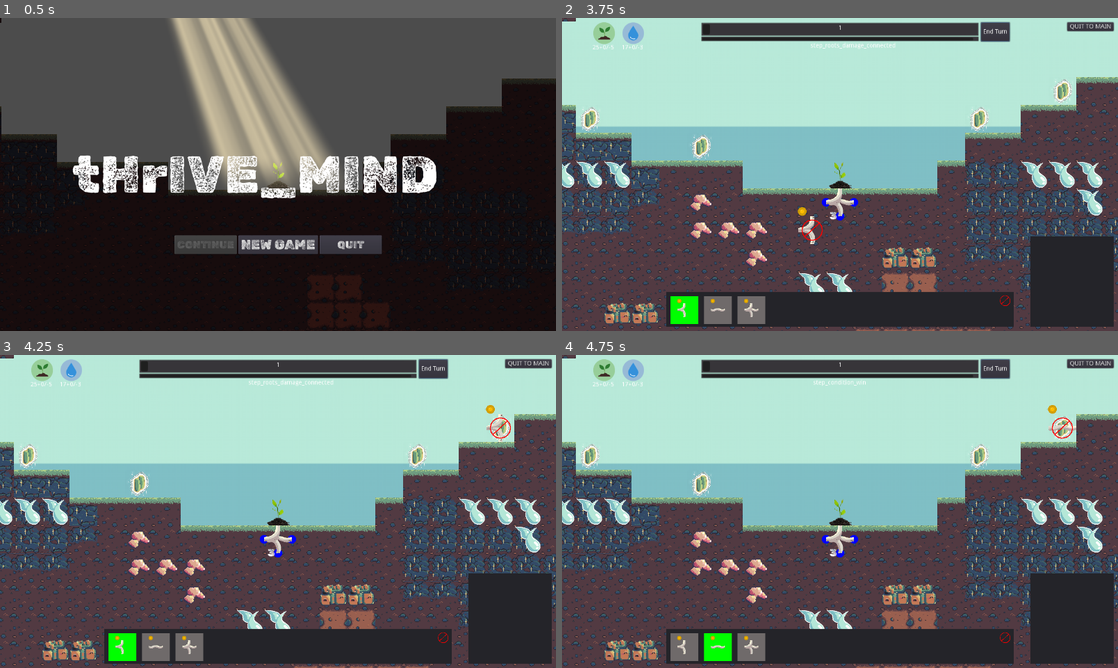
Above: before the commit, frames 1-4 (two rows, left to right).
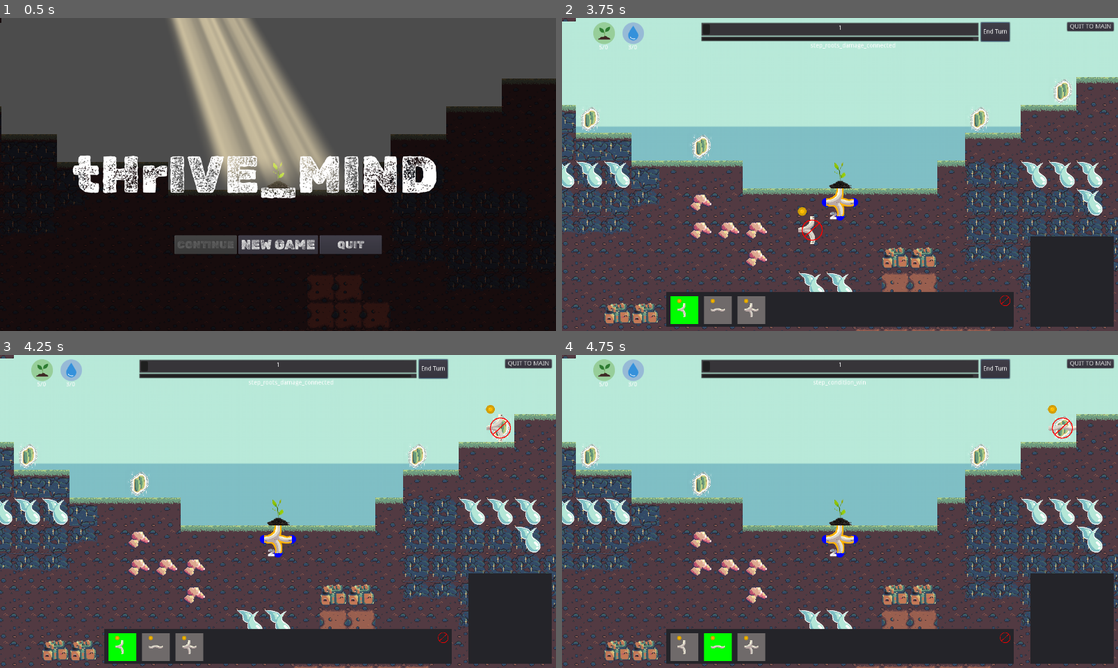
Above: after the commit, the same moments.

Repository: Gouellie/Roots
Game: Godot game, scene res://src/screens/main_menu.tscn
The game is run twice, just before and just after one commit, with the same random seed, the same clock (stepped at 60 frames per second) and the same inputs.
Inputs (mouse positions are in pixels of both pictures, inside the frame that each line leads up to):
- Up to frame 1 (0.5 s): no input
- Up to frame 2 (3.75 s): click "NEW GAME" at 0.5 s; click "End Turn" at 1.25 s; click "End Turn" at 2 s; click "End Turn" at 2.75 s; tap Enter at 3.5 s; drag from (684, 309) to (1062, 102) at 3.52 s
- Up to frame 3 (4.25 s): no input
- Up to frame 4 (4.75 s): tap Space (ui_select) at 4.25 s; drag from (717, 646) to (1062, 439) at 4.27 s

Frame 1 is identical in both runs. In frame 2, 0.1% of the frame differs, in the area x 5-53%, y 8-65%; in frame 3, 0.1%; in frame 4, 0.1%.

Commit message:
refactored resources system - it now clears the contents at the start of each turn

Diff:
--- a/src/scenes/librairies/managers/entity_manager.gd
+++ b/src/scenes/librairies/managers/entity_manager.gd
@@ -11,11 +11,11 @@
 var tiles := {}
 
 var _blueprint : TileBlueprint
-
 var _eraser : TileBlueprintEraser
 var _placeable_blueprint : bool
 var _eraser_mode : bool
 var _plants := []
+var step_resolver : StepResolver = StepResolver.new()
 
 
 onready var _plant_master : Plant
@@ -31,7 +31,7 @@
 	Events.connect("eraser_mode_toggled", self, "on_eraser_mode_toggled")
 	Events.connect("spawn_plant", self, "on_spawn_plant")
 	Events.emit_signal("init_entity_manager", self)
-
+	step_resolver.ready(self)
 
 func _process(_delta: float) -> void:
 	_move_blueprint(get_global_mouse_position())
@@ -280,16 +280,6 @@
 
 	return _longest_distance
 
-func should_receive_damage(_tile : Tile) -> bool:
-	var _sorted_tiles : Array = get_tiles_sorted_by_distance()
-	var _node : ResourceNode = Globals.player_resource_manager.get_resource_manager().get_resource("water")
-
-	var _offset : int = int(min(_node.start + _node.delta, _node.value))
-	if _offset < 0:
-		return _sorted_tiles.find(_tile) < abs(_offset)
-
-	return false
-
 
 func get_plants_count() -> int:
 	return _plants.size()
--- a/src/scenes/librairies/tiles/tile.gd
+++ b/src/scenes/librairies/tiles/tile.gd
@@ -5,6 +5,7 @@
 
 var resource_manager : ResourceManager
 var health_node : ResourceNode
+
 var connected : bool = true setget set_is_connected,get_is_connected
 var distance : int setget set_distance,get_distance
 var is_leaf_node : bool
@@ -21,7 +22,7 @@
 
 func _init():
 	resource_manager = ResourceManager.new()
-	resource_manager.name = "Health_ResourceManager"
+	resource_manager.name = "ResourceManager"
 	add_child(resource_manager)
 	Events.connect("building_mode_toggle", self, "on_buidling_mode_toggle")
 
@@ -32,7 +33,9 @@
 		health_node = resource_manager.add_new_resource(Resources.HEALTH, Globals.TILE_HEALTH)
 		health_node.connect("node_depleted", self, "on_health_depleted")
 		health_node.connect("node_update", self, "on_health_changed")
+
 		$Health.text = String(health_node.value)
+
 	connections_pos = []
 	for shape in _connections.get_children():
 		if shape is CollisionShape2D:
@@ -71,6 +74,10 @@
 	connected = value
 	$Rig/Disconnected.visible = not connected
 #	$Distance.visible = connected
+	for _behavior in step_resolver.get_resolve_behavior():
+		if _behavior is ResolveBehavior:
+			var _b : ResolveBehavior = _behavior as ResolveBehavior
+			_b.set_is_enabled(value)
 
 func get_is_connected() -> bool:
 	return connected
--- a/src/scenes/librairies/tiles/types/tile_elbow.tscn
+++ b/src/scenes/librairies/tiles/types/tile_elbow.tscn
@@ -1,10 +1,9 @@
-[gd_scene load_steps=12 format=2]
+[gd_scene load_steps=11 format=2]
 
 [ext_resource path="res://src/scenes/librairies/tiles/tile.gd" type="Script" id=1]
 [ext_resource path="res://assets/tiles/roots_tile_sheet_export_no_gap.png" type="Texture" id=2]
 [ext_resource path="res://assets/icons/invalid.png" type="Texture" id=3]
 [ext_resource path="res://src/ui/turns/resolve_behaviors/resolve_behavior_consume_resource.gd" type="Script" id=4]
-[ext_resource path="res://src/ui/turns/resolve_behaviors/resolve_behavior_damage_noresources.gd" type="Script" id=5]
 [ext_resource path="res://assets/theme/main_theme.tres" type="Theme" id=6]
 [ext_resource path="res://assets/shaders/outline_disconnected_shader.tres" type="Material" id=7]
 [ext_resource path="res://assets/shaders/outline_parched_shader.tres" type="Material" id=8]
@@ -85,10 +84,8 @@
 [node name="ConsumerResolveBehavior" type="Node2D" parent="."]
 script = ExtResource( 4 )
 
-[node name="NoResourcesDamageResolveBehavior" type="Node2D" parent="."]
-script = ExtResource( 5 )
-
 [node name="SeveredConnectionDamageResolveBehavior" type="Node2D" parent="."]
 script = ExtResource( 9 )
+
 [connection signal="area_shape_entered" from="Rig/Connections" to="." method="_on_Connections_area_shape_entered"]
 [connection signal="area_shape_exited" from="Rig/Connections" to="." method="_on_Connections_area_shape_exited"]
--- a/src/scenes/librairies/tiles/types/tile_fourway.tscn
+++ b/src/scenes/librairies/tiles/types/tile_fourway.tscn
@@ -1,10 +1,9 @@
-[gd_scene load_steps=12 format=2]
+[gd_scene load_steps=11 format=2]
 
 [ext_resource path="res://src/scenes/librairies/tiles/tile.gd" type="Script" id=1]
 [ext_resource path="res://assets/tiles/roots_tile_sheet_export_no_gap.png" type="Texture" id=2]
 [ext_resource path="res://assets/icons/invalid.png" type="Texture" id=3]
 [ext_resource path="res://src/ui/turns/resolve_behaviors/resolve_behavior_consume_resource.gd" type="Script" id=4]
-[ext_resource path="res://src/ui/turns/resolve_behaviors/resolve_behavior_damage_noresources.gd" type="Script" id=5]
 [ext_resource path="res://assets/theme/main_theme.tres" type="Theme" id=6]
 [ext_resource path="res://assets/shaders/outline_disconnected_shader.tres" type="Material" id=7]
 [ext_resource path="res://assets/shaders/outline_parched_shader.tres" type="Material" id=8]
@@ -94,10 +93,8 @@
 script = ExtResource( 4 )
 amount = 3
 
-[node name="NoResourcesDamageResolveBehavior" type="Node2D" parent="."]
-script = ExtResource( 5 )
-
 [node name="SeveredConnectionDamageResolveBehavior" type="Node2D" parent="."]
 script = ExtResource( 9 )
+
 [connection signal="area_shape_entered" from="Rig/Connections" to="." method="_on_Connections_area_shape_entered"]
 [connection signal="area_shape_exited" from="Rig/Connections" to="." method="_on_Connections_area_shape_exited"]
--- a/src/scenes/librairies/tiles/types/tile_straight.tscn
+++ b/src/scenes/librairies/tiles/types/tile_straight.tscn
@@ -1,10 +1,9 @@
-[gd_scene load_steps=12 format=2]
+[gd_scene load_steps=11 format=2]
 
 [ext_resource path="res://src/scenes/librairies/tiles/tile.gd" type="Script" id=1]
 [ext_resource path="res://assets/tiles/roots_tile_sheet_export_no_gap.png" type="Texture" id=2]
 [ext_resource path="res://assets/icons/invalid.png" type="Texture" id=3]
 [ext_resource path="res://src/ui/turns/resolve_behaviors/resolve_behavior_consume_resource.gd" type="Script" id=4]
-[ext_resource path="res://src/ui/turns/resolve_behaviors/resolve_behavior_damage_noresources.gd" type="Script" id=5]
 [ext_resource path="res://assets/theme/main_theme.tres" type="Theme" id=6]
 [ext_resource path="res://assets/shaders/outline_disconnected_shader.tres" type="Material" id=7]
 [ext_resource path="res://assets/shaders/outline_parched_shader.tres" type="Material" id=8]
@@ -85,10 +84,8 @@
 margin_bottom = 30.0
 theme = ExtResource( 6 )
 
-[node name="NoResourcesDamageResolveBehavior" type="Node2D" parent="."]
-script = ExtResource( 5 )
-
 [node name="SeveredConnectionDamageResolveBehavior" type="Node2D" parent="."]
 script = ExtResource( 9 )
+
 [connection signal="area_shape_entered" from="Rig/Connections" to="." method="_on_Connections_area_shape_entered"]
 [connection signal="area_shape_exited" from="Rig/Connections" to="." method="_on_Connections_area_shape_exited"]
--- a/src/scenes/librairies/tiles/types/tile_threeway.tscn
+++ b/src/scenes/librairies/tiles/types/tile_threeway.tscn
@@ -1,10 +1,9 @@
-[gd_scene load_steps=12 format=2]
+[gd_scene load_steps=11 format=2]
 
 [ext_resource path="res://src/scenes/librairies/tiles/tile.gd" type="Script" id=1]
 [ext_resource path="res://assets/tiles/roots_tile_sheet_export_no_gap.png" type="Texture" id=2]
 [ext_resource path="res://assets/icons/invalid.png" type="Texture" id=3]
 [ext_resource path="res://src/ui/turns/resolve_behaviors/resolve_behavior_consume_resource.gd" type="Script" id=4]
-[ext_resource path="res://src/ui/turns/resolve_behaviors/resolve_behavior_damage_noresources.gd" type="Script" id=5]
 [ext_resource path="res://assets/theme/main_theme.tres" type="Theme" id=6]
 [ext_resource path="res://assets/shaders/outline_disconnected_shader.tres" type="Material" id=7]
 [ext_resource path="res://assets/shaders/outline_parched_shader.tres" type="Material" id=8]
@@ -90,10 +89,8 @@
 margin_bottom = 30.0
 theme = ExtResource( 6 )
 
-[node name="NoResourcesDamageResolveBehavior" type="Node2D" parent="."]
-script = ExtResource( 5 )
-
 [node name="SeveredConnectionDamageResolveBehavior" type="Node2D" parent="."]
 script = ExtResource( 9 )
+
 [connection signal="area_shape_entered" from="Rig/Connections" to="." method="_on_Connections_area_shape_entered"]
 [connection signal="area_shape_exited" from="Rig/Connections" to="." method="_on_Connections_area_shape_exited"]
--- a/src/scenes/main_scene.tscn
+++ b/src/scenes/main_scene.tscn
@@ -11,6 +11,7 @@
 [ext_resource path="res://src/scenes/librairies/plants/plant.tscn" type="PackedScene" id=9]
 [ext_resource path="res://src/scripts/turns/turn_manager.gd" type="Script" id=10]
 [ext_resource path="res://src/scenes/terrain_moderate_2.tscn" type="PackedScene" id=11]
+[ext_resource path="res://src/ui/turns/resolve_behaviors/resolve_behavior_damage_noresources.gd" type="Script" id=12]
 
 [node name="MainScene" type="Node2D"]
 script = ExtResource( 4 )
@@ -49,6 +50,9 @@
 [node name="Tile_FourWay" parent="EntityManager" instance=ExtResource( 8 )]
 position = Vector2( 928, 288 )
 
+[node name="NoResourcesDamageResolveBehavior" type="Node2D" parent="EntityManager"]
+script = ExtResource( 12 )
+
 [node name="Plant_Master" parent="." instance=ExtResource( 9 )]
 position = Vector2( 928, 224 )
 terrain_node_path = NodePath("../Terrain")
--- a/src/scenes/resources/player_resource_manager.gd
+++ b/src/scenes/resources/player_resource_manager.gd
@@ -7,6 +7,13 @@
 	return resource_manager as ResourceManager
 
 func _ready():
+	for _rsc in get_resource_manager().get_all_resources():
+		var _node = get_resource_manager().get_all_resources()[_rsc] as ResourceNode
+		if _node:
+			_node.reset_on_next_turn = true
+			_node.has_limits = false
+			_node.value = _node.min_value
+
 	Events.emit_signal("init_player_resource_manager", self)
 
 func get_consumption_amount_by_resource(identifier : String) -> int:
@@ -33,7 +40,10 @@
 
 			for _rb in _c_resolver.resolve_behavior:
 				if _rb is ConsumerResolveBehavior:
-					var _c_behav = _rb as ConsumerResolveBehavior
+					var _c_behav : ConsumerResolveBehavior = _rb as ConsumerResolveBehavior
+					if _c_behav.get_is_enabled() == false:
+						continue
+
 					if _d.has(_c_behav.identifier):
 						_d[_c_behav.identifier] += _c_behav.amount
 					else:
@@ -62,9 +72,13 @@
 			var _c_resolver : StepResolver = _c as StepResolver
 			if _c_resolver == null:
 				continue
+
 			for _rb in _c_resolver.resolve_behavior:
 				if _rb is ProducerResolveBehavior:
-					var _c_behav = _rb as ProducerResolveBehavior
+					var _c_behav : ProducerResolveBehavior = _rb as ProducerResolveBehavior
+					if _c_behav.get_is_enabled() == false:
+						continue
+
 					if _d.has(_c_behav.identifier):
 						_d[_c_behav.identifier] += _c_behav.get_amount()
 					else:
--- a/src/scripts/resources/resource_manager.gd
+++ b/src/scripts/resources/resource_manager.gd
@@ -9,7 +9,7 @@
 export var resource_types : Dictionary = {}
 
 func _init():
-	# load constructed ResourceContainer, if it's present
+	# load pre-constructed ResourceContainer, if it's present
 	for _c in get_children():
 		if _c is ResourceContainer:
 			resource_container = _c as ResourceContainer
--- a/src/scripts/resources/resource_node.gd
+++ b/src/scripts/resources/resource_node.gd
@@ -11,6 +11,9 @@
 export (int)var min_value : int = 0
 export (int)var max_value : int = 1000000
 export (int)var value : int = 0
+export (bool)var reset_on_next_turn = false
+export (bool)var has_limits = true
+
 var delta : int = 0
 var start : int = 0
 
@@ -25,18 +28,27 @@
 	Turns.connect("turn_next", self, "on_next_turn")
 
 func on_next_turn(_turn):
+	if reset_on_next_turn:
+		value = min_value
+
 	start = value
 	delta = 0
 
 func add_resource(amount:int) -> void:
 	delta += amount
-	value = int(clamp(value + amount, min_value, max_value))
+	value += amount
+	if has_limits:
+		value = int(clamp(value, min_value, max_value))
+
 	is_depleted = _is_depleted()
 	emit_signal("node_update")
 
 func decuct_resource(amount:int) -> void:
 	delta -= amount
-	value = int(clamp(value - amount, min_value, max_value))
+	value -= amount
+	if has_limits:
+		value = int(clamp(value, min_value, max_value))
+
 	is_depleted = _is_depleted()
 	emit_signal("node_update")
 	if is_depleted:
--- a/src/ui/scripts/resource_gauge.gd
+++ b/src/ui/scripts/resource_gauge.gd
@@ -7,7 +7,7 @@
 var resource_node : ResourceNode = null setget set_resource_node
 var update_frequency : float = 1.0
 var update_timer : float = 0.0
-var display_string : String = "%s+%s/-%s"
+var display_string : String = "%s/%s"
 
 func _ready():
 	Events.connect("tile_placed", self, "on_tile_placed")
@@ -39,7 +39,6 @@
 func _update_values():
 	update_timer = 0
 	if resource_node:
-		var _current_value = String(resource_node.value)
 		var _prod_amount = String(Globals.player_resource_manager.get_production_amount_by_resource(resource_node.identifier))
 		var _cons_amount = String(Globals.player_resource_manager.get_consumption_amount_by_resource(resource_node.identifier))
-		amount_label.text = display_string % [_current_value, _prod_amount, _cons_amount]
+		amount_label.text = display_string % [_cons_amount, _prod_amount]
--- a/src/ui/turns/resolve_behavior_base.gd
+++ b/src/ui/turns/resolve_behavior_base.gd
@@ -2,6 +2,14 @@
 class_name ResolveBehavior
 
 var resolve_step : int = 1
+
+var is_enabled : bool = true setget set_is_enabled, get_is_enabled
+
+func set_is_enabled(_b : bool):
+	is_enabled = _b
+
+func get_is_enabled() -> bool:
+	return is_enabled
 
 func _ready():
 	Turns.resolve_behaviors.append(self)
--- a/src/ui/turns/resolve_behaviors/resolve_behavior_damage_noresources.gd
+++ b/src/ui/turns/resolve_behaviors/resolve_behavior_damage_noresources.gd
@@ -1,7 +1,6 @@
 extends ResolveBehavior
 class_name NoResourcesDamageResolveBehavior
 
-var tile : Tile
 export (String)var identifier : String = "water"
 export var base_amount : int = 1
 
@@ -9,19 +8,37 @@
 	._init()
 	resolve_step = Turns.STEP_ORDER.roots_damage_connected
 
-func _ready():
-	if get_owner() is Tile:
-		tile = get_owner() as Tile
-
 func _execute_resolve_behavior():
 	var rsc : ResourceNode = Globals.player_resource_manager.get_resource_manager().get_resource(identifier) as ResourceNode
 	if rsc == null || rsc._is_depleted() == false:
 		return
-#
-	if Globals.entity_manager.should_receive_damage(tile) == false:
+
+	var _sorted_tiles : Array = Globals.entity_manager.get_tiles_sorted_by_distance()
+	var _net_resources : int = rsc.value
+	if _net_resources >= 0:
 		return
 
-	tile.apply_damage(get_damage_amount())
+	var _i = 0
 
-func get_damage_amount() -> int:
+	for _t in _sorted_tiles:
+		if _t is Tile:
+			var _tile : Tile = _t as Tile
+
+			var _did_consume : bool = false
+			for _c in _tile.get_children():
+				if _c is ConsumerResolveBehavior:
+					var _consumer = _c as ConsumerResolveBehavior
+					if _consumer.identifier != identifier:
+						continue
+
+					_net_resources += _consumer.amount
+					_did_consume = true
+
+			if _did_consume:
+				_tile.apply_damage(get_damage_amount(_tile))
+
+			if _net_resources >= 0:
+				return
+
+func get_damage_amount(_tile : Tile) -> int:
 	return base_amount
Not shown, added: assets/plants/tropical_plant_sprite_sheet.png.import
Not shown: 1 places in src/scenes/main_scene.tscn that only renumber resources
